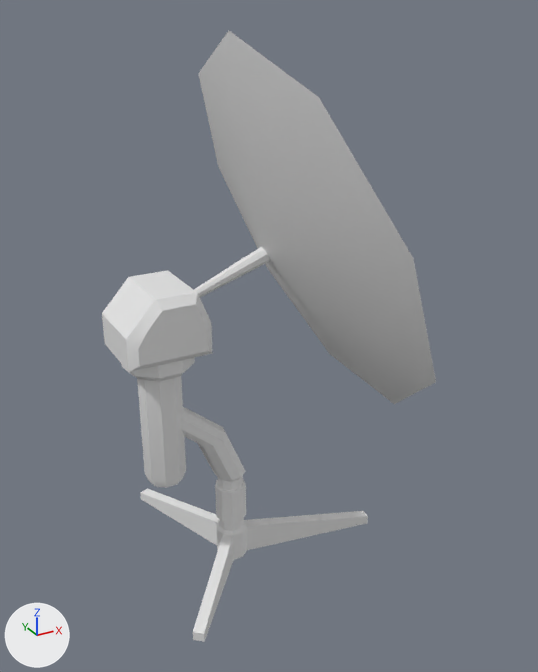
The FBX model Assets/3DAssets/Antenna2.fbx: old version first, new version second.
Both versions are drawn from a 50 mm camera at (-8.06, -17.06, 15.6) aimed at (1.12, -0.38, 7.26). The axes (+X, +Y, +Z) are drawn at lower left. The lights are the same throughout. The first picture is the older version. Where no turn or scale is listed for an object, it has been applied to the vertices.

Names of what the first picture shows: 'Antenna2'.
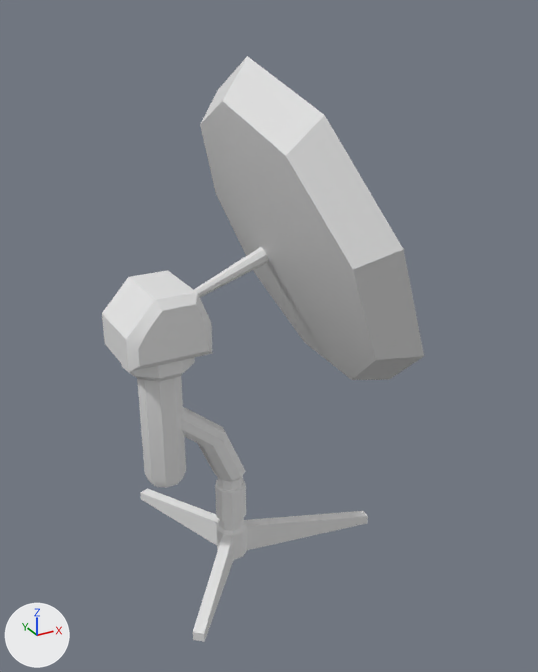
Commit message: Antenna fixes

Location of each change, (x1, y1, x2, y2) in pixels of the pictures (538 x 672 px; the box of a moved part takes in the faces that stretch with it):
'Antenna2', reshaped: before (102, 30, 436, 642); after (102, 56, 424, 642)
part 1 of me_antenna2_001, moved or reshaped: before (198, 30, 436, 404); after (200, 56, 424, 380)

The change in detail:
me_antenna2_001 is used by ob_antenna2; location (0.09, 0.04, -0.01).
me_antenna2_001 had 242 vertices, 235 faces and spanned x -3.2..4.5, y -5.6..5.5, z 0.0..15.1.
me_antenna2_001 now has 242 vertices, 235 faces and spans x -3.2..4.5, y -4.9..4.7, z 0.0..14.6.
Part 1, on me_antenna2_001:
Vertex 173 of me_antenna2_001 moves from (3.7, 4.7, 7.3) at pixel (266, 267) to (2.7, 3.5, 7.7) at pixel (254, 273).
Vertex 174 of me_antenna2_001 moves from (2.4, 5.5, 10.8) at pixel (218, 166) to (1.6, 4.1, 10.3) at pixel (215, 193).
Vertex 176 of me_antenna2_001 moves from (4.5, 1.7, 5.1) at pixel (329, 353) to (3.2, 1.3, 5.9) at pixel (304, 342).
Vertex 177 of me_antenna2_001 moves from (4.2, -2.1, 5.1) at pixel (394, 404) to (3.0, -1.6, 6.0) at pixel (351, 379).
Vertex 178 of me_antenna2_001 moves from (3.1, -5.0, 7.4) at pixel (436, 382) to (2.2, -3.8, 7.7) at pixel (375, 359).
Vertex 179 of me_antenna2_001 moves from (1.6, -5.6, 10.9) at pixel (413, 258) to (1.1, -4.2, 10.3) at pixel (352, 269).
Vertex 180 of me_antenna2_001 moves from (0.5, -3.6, 13.9) at pixel (318, 97) to (0.2, -2.7, 12.6) at pixel (285, 156).
Vertex 181 of me_antenna2_001 moves from (0.2, 0.1, 15.1) at pixel (228, 30) to (0.0, 0.0, 13.6) at pixel (222, 101).
Vertex 182 of me_antenna2_001 moves from (1.0, 3.6, 13.9) at pixel (198, 73) to (0.6, 2.7, 12.6) at pixel (200, 124).
